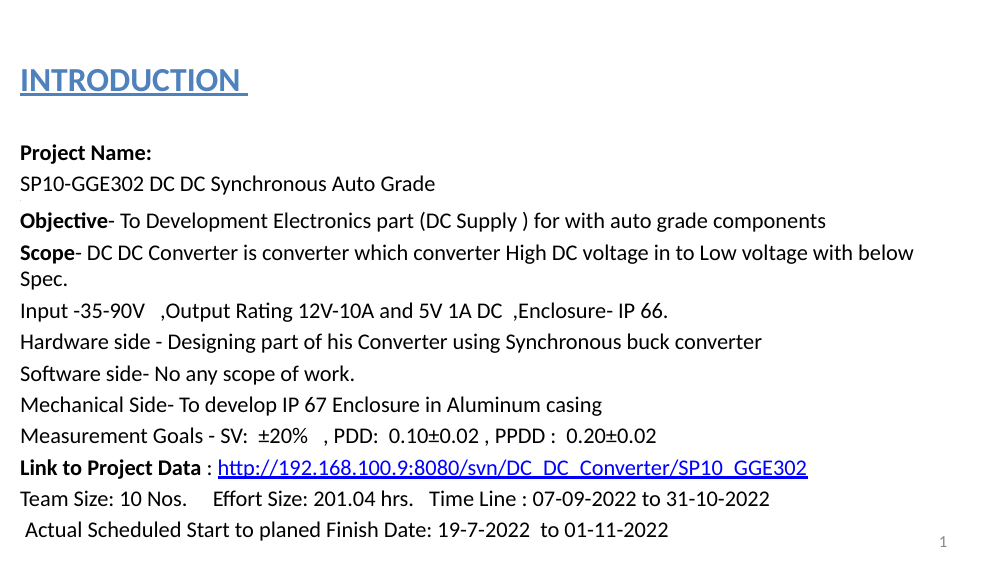
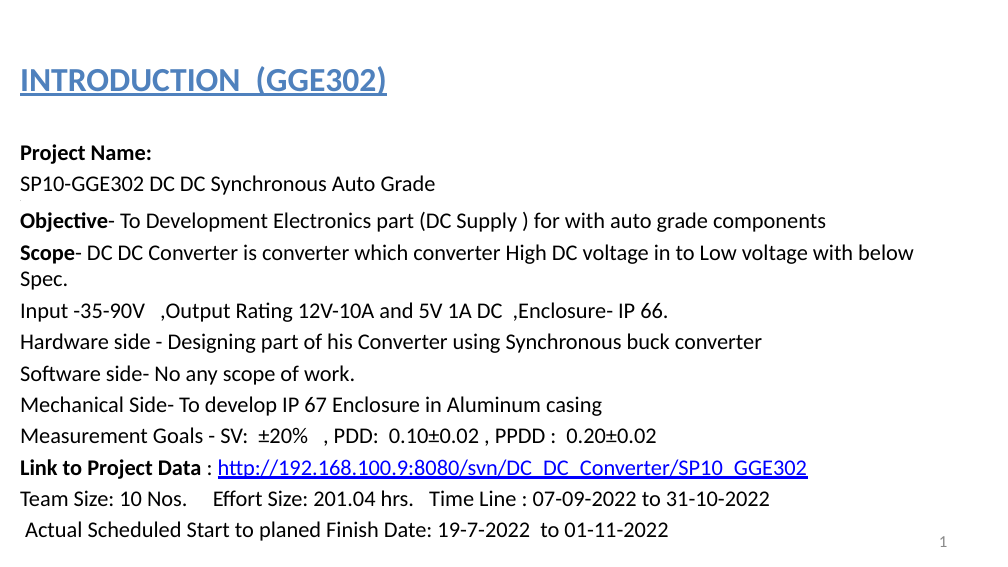
Before and after one commit to JalajMathur/PEG_2022, a slide deck: slide 1 of Show & Tell/PPT SP10_GGE302.pptx. Drawn at 1008x567 pixels with LibreOffice and Linux fonts; fonts in the diff are those of the drawing; background and template pictures are left out. Boxes give left, top, right and bottom in pixels: in the first picture for what was removed or moved away, otherwise in the second. Text is boxed around its words. In the diff, an @@ line names an element or a change of style, - is before the commit and + after.

```diff
--- a/Show & Tell/PPT SP10_GGE302.pptx
+++ b/Show & Tell/PPT SP10_GGE302.pptx
@@ text at bbox=[20, 66, 387, 96]: text changed @@
-INTRODUCTION
+INTRODUCTION (GGE302)
```
Also in this commit, not shown: 13 other files.
